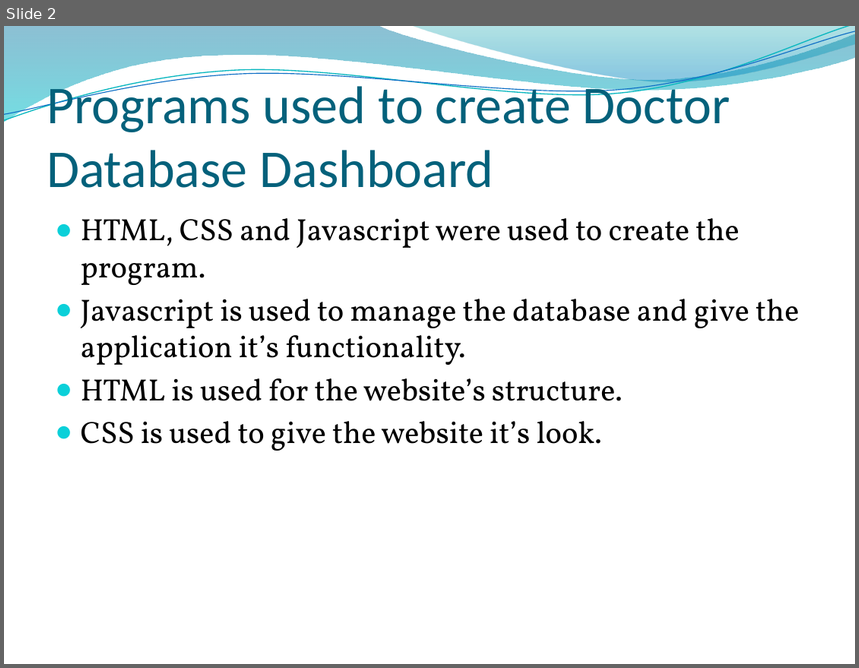
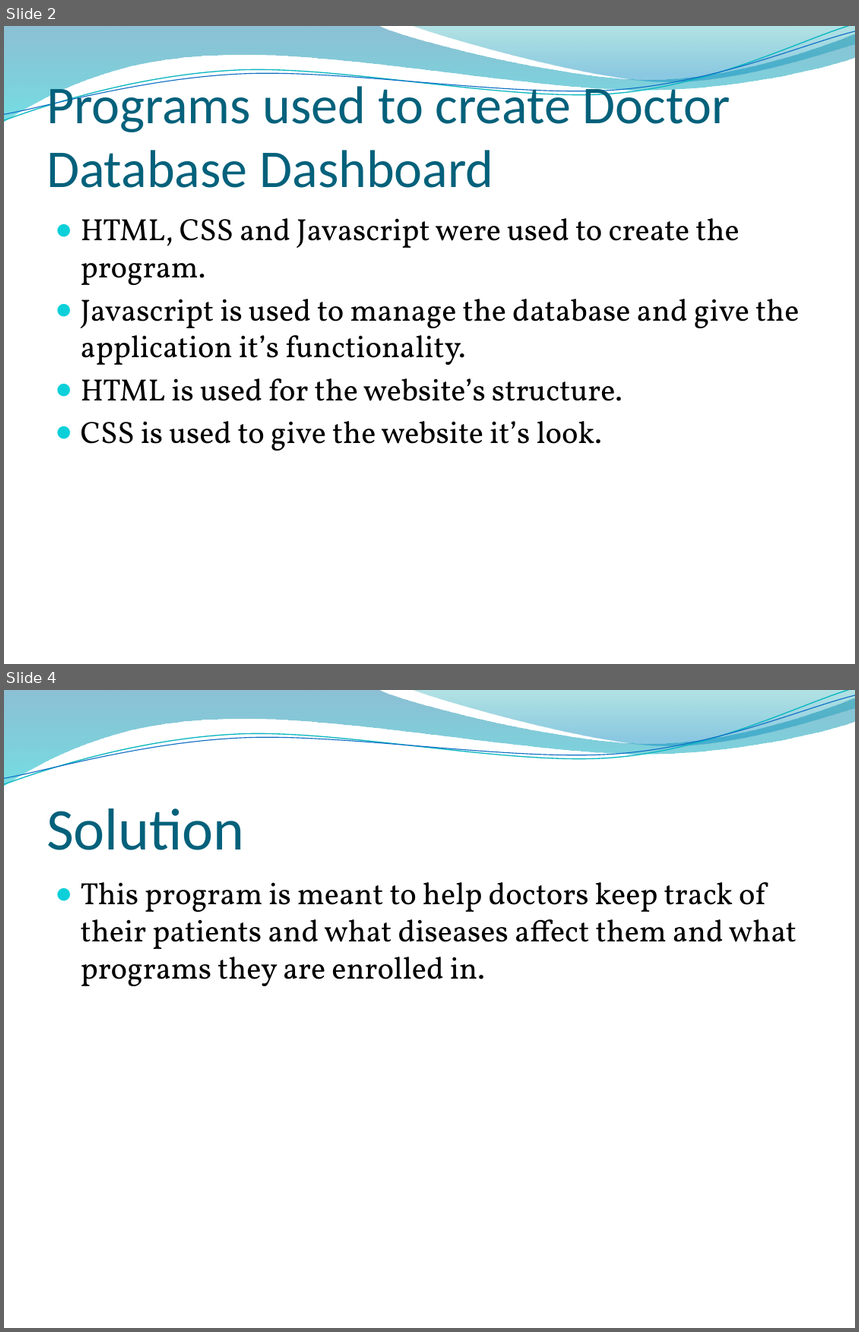
Before and after one commit to musa96/doctor-admin-bash, a slide deck: Doctor Database Dashboard.pptx. Shown one above the other, each under a label of ours: slide 2 before the commit, slides 2 and 4 after it; the slides between them are not shown. The pictures are 859x668 and 859x1332 pixels, drawn with LibreOffice and Linux fonts; fonts in the diff are those of the drawing; background and template pictures are left out. Boxes give left, top, right and bottom in pixels: in the first picture for what was removed or moved away, otherwise in the second. Text is boxed around its words. In the diff, an @@ line names an element or a change of style, - is before the commit and + after.

Commit message:
Added Solution to PowerPoint presentation

```diff
--- a/Doctor Database Dashboard.pptx
+++ b/Doctor Database Dashboard.pptx
@@ slide 4 added at bbox=[4, 690, 855, 1328], background picture (left out); not listed: 4 template elements that a slide beside it also shows @@
@@ title added at bbox=[47, 809, 244, 850], 50 pt, text #04617B @@
+Solution
@@ text added at bbox=[81, 882, 797, 986], 26 pt, text #000000 @@
+● This program is meant to help doctors keep track of their patients and what diseases affect them and what programs they are enrolled in.
```
Also in this commit, not shown: 1 slide changed.
